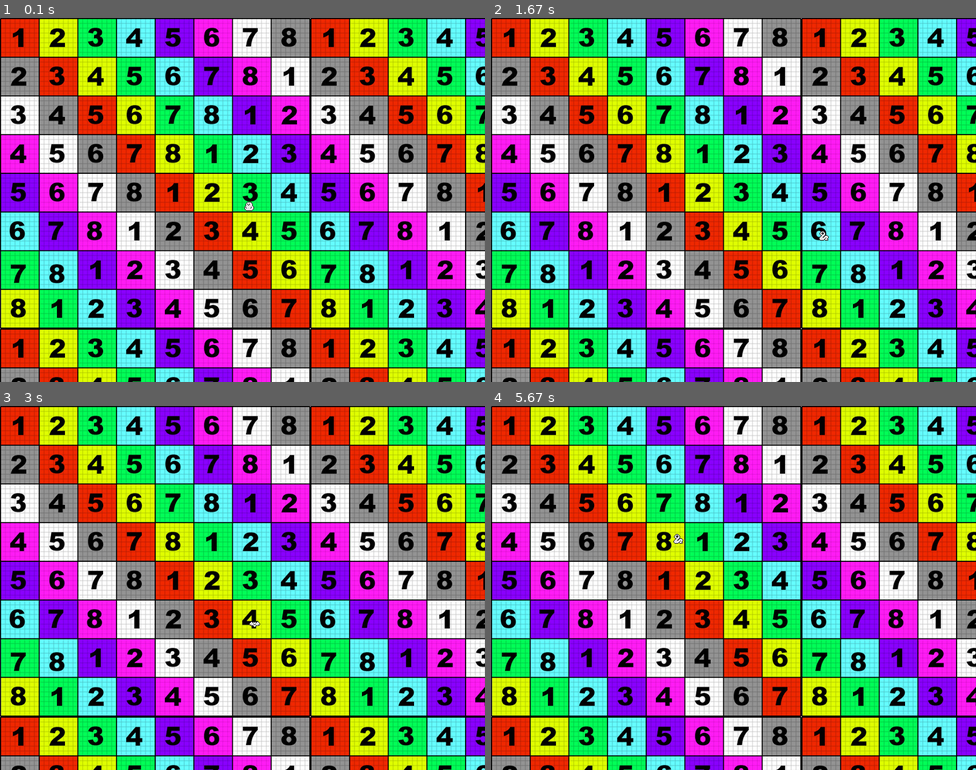
Above: before the commit, frames 1-4 (two rows, left to right).
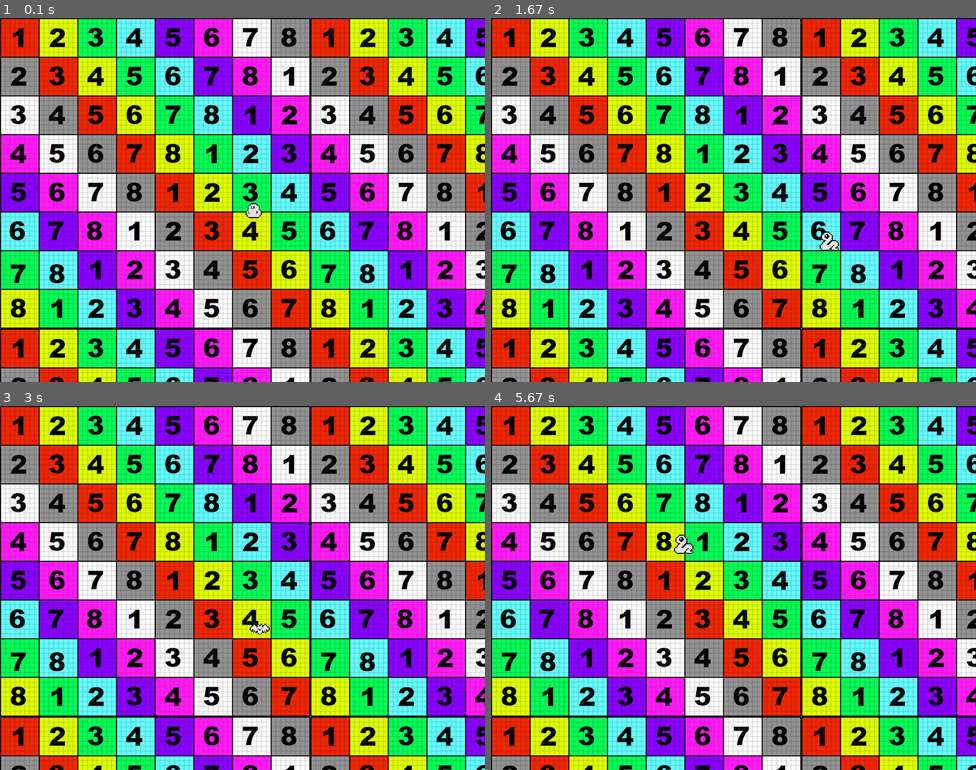
Above: after the commit, the same moments.

Repository: GGindin/Living_Hellscape
Game: pygame game, started from tutorials/test_jb/main.py
Two runs of this game, one before a commit and one after it. Both use one fixed random seed, a clock stepped at 60 frames per second and the inputs below.
Inputs:
- Up to frame 1 (0.1 s): no input
- Up to frame 2 (1.67 s): hold D 0.33-0.8 s; hold W 0.83-1.13 s; hold S 1.17-1.63 s
- Up to frame 3 (3 s): hold A 1.67-2.2 s; hold A 2.23-2.53 s; hold D 2.57-2.97 s
- Up to frame 4 (5.67 s): hold W 3-3.37 s; hold A 3.4-4.03 s; hold S 4.07-4.43 s; hold W 4.47-4.93 s; hold D 4.97-5.43 s; hold A from 5.47 s (still down)

The runs differ from the first frame. In frame 1, 0.1% of the frame differs, in the area x 50-54%, y 50-55%; in frame 2, 0.1%; in frame 3, 0.1%; in frame 4, 0.2%, in the area x 37-42%, y 35-41%.

Commit message:
fixed the source images being different sizes

Diff:
--- a/tutorials/test_jb/main.py
+++ b/tutorials/test_jb/main.py
@@ -23,9 +23,16 @@
 dt = 0
 
 blobSurface = pygame.image.load('Blob.png').convert_alpha()
+blobSurface = pygame.transform.scale(blobSurface, pygame.Vector2(36, 36))
+
 batSurface = pygame.image.load('Bat.png').convert_alpha()
+batSurface = pygame.transform.scale(batSurface, pygame.Vector2(36, 36))
+
 bubbleSurface = pygame.image.load('Bubble.png').convert_alpha()
+bubbleSurface = pygame.transform.scale(bubbleSurface, pygame.Vector2(36, 36))
+
 snakeSurface = pygame.image.load('snake.png').convert_alpha()
+snakeSurface = pygame.transform.scale(snakeSurface, pygame.Vector2(36, 36))
 
 blobKey = SurfaceKeyFrame(0.0, blobSurface)
 batKey = SurfaceKeyFrame(0.5, batSurface)
